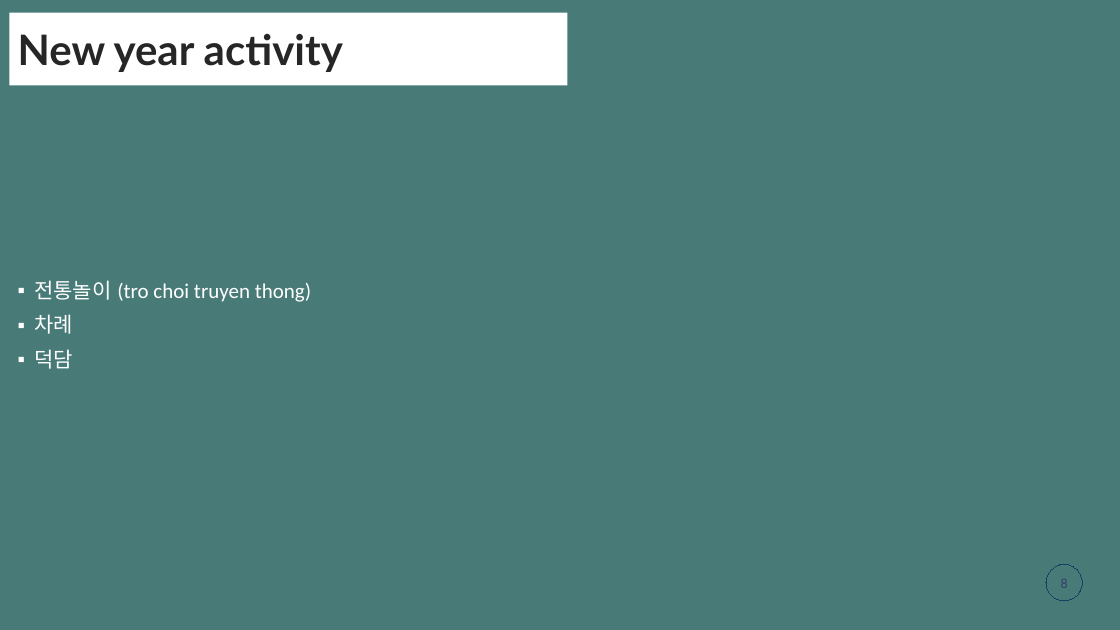
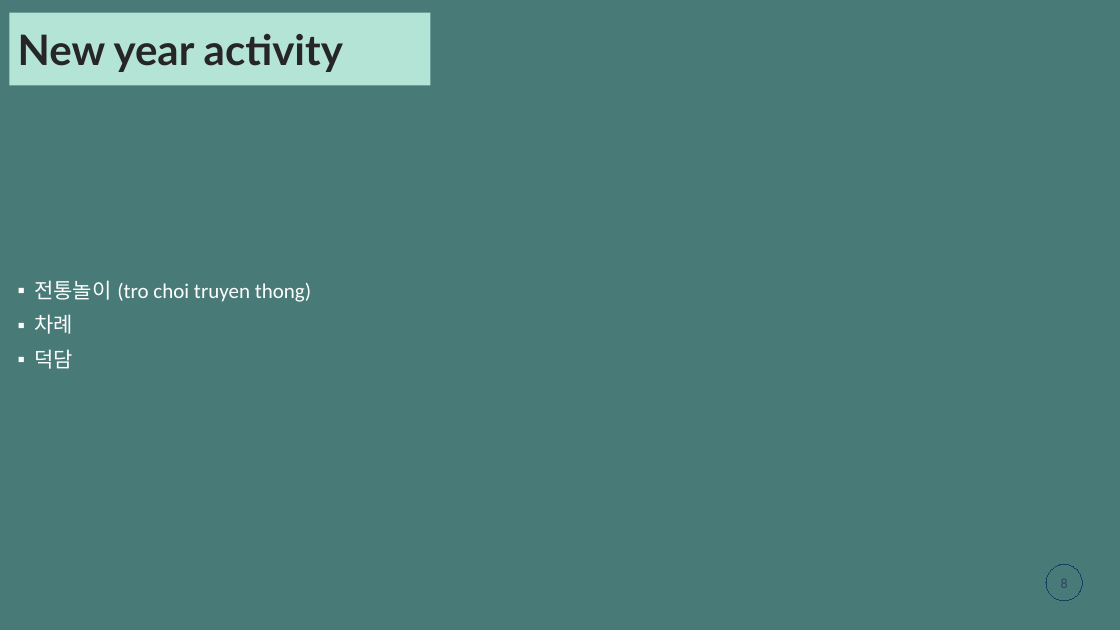
Before and after one commit to gemmanguen/Tetholidays, a slide deck: slide 8 of mducng_VN-KR.pptx. Drawn at 1120x630 pixels with LibreOffice and Linux fonts; fonts in the diff are those of the drawing. Boxes give left, top, right and bottom in pixels: in the first picture for what was removed or moved away, otherwise in the second. Text is boxed around its words. In the diff, an @@ line names an element or a change of style, - is before the commit and + after.

```diff
--- a/mducng_VN-KR.pptx
+++ b/mducng_VN-KR.pptx
@@ rectangle "New year activity" resized from (x1=9, y1=13, x2=567, y2=86) to (x1=9, y1=13, x2=430, y2=86) @@
@@ rectangle "New year activity" at (x1=9, y1=13, x2=430, y2=86): title to rectangle; fill #FFFFFF to #B3E4D6 @@
```
Also in this commit, not shown: 9 other slides changed, 1 slide added.
